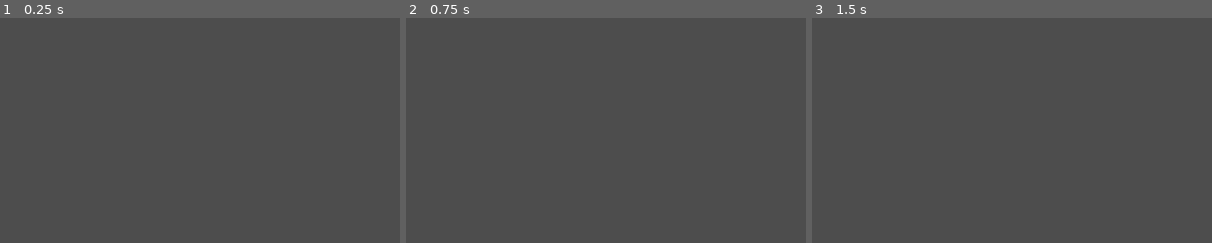
Above: before the commit, frames 1-3 (left to right).
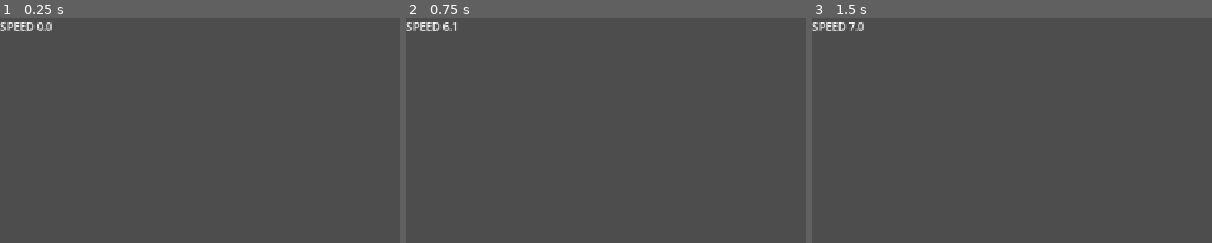
Above: after the commit, the same moments.

Repository: tas0dev/momentum
Game: Godot game, scene res://scenes/main.tscn
Two runs of this game, one before a commit and one after it. Both use one fixed random seed, a clock stepped at 60 frames per second and the inputs below.
Inputs (mouse positions are % of the whole screen's width and height, from its top left):
- Up to frame 1 (0.25 s): no input
- Up to frame 2 (0.75 s): tap Enter at 0.5 s; move the mouse to (55, 50) at 0.52 s; hold W (move_forward) from 0.53 s (still down); click (55, 50) at 0.67 s
- Up to frame 3 (1.5 s): keep holding W (move_forward); tap Space (jump) at 0.77 s; move the mouse to (45, 50) at 1.27 s
The pictures show only the part of the screen within x 0-50%, y 0-50%; the shares and areas given below are measured in that part.

The runs differ from the first frame. In frame 1, 0.4% of the frame differs, in the area x 0-13%, y 1-6%; in frame 2, 0.3%; in frame 3, 0.3%.

Commit message:
HUDを追加してスピードが表示されるように

Diff:
--- a/scenes/player/player.tscn
+++ b/scenes/player/player.tscn
@@ -17,3 +17,10 @@
 
 [node name="CollisionShape3D" type="CollisionShape3D" parent="." unique_id=1099980186]
 shape = SubResource("CapsuleShape3D_1yldb")
+
+[node name="HUD" type="CanvasLayer" parent="." unique_id=1320871449]
+
+[node name="SpeedLabel" type="Label" parent="HUD" unique_id=272011968]
+offset_right = 40.0
+offset_bottom = 23.0
+text = "SPEED: 0.0"
--- a/scripts/player.gd
+++ b/scripts/player.gd
@@ -8,7 +8,7 @@
 @export var mouse_sensitivity: float = 0.002
 
 @onready var head: Node3D = $Head
-
+@onready var speed_label: Label = $HUD/SpeedLabel
 
 func _ready() -> void:
 	Input.mouse_mode = Input.MOUSE_MODE_CAPTURED
@@ -45,6 +45,7 @@
 	handle_movement(delta)
 
 	move_and_slide()
+	update_speed_label()
 
 
 func apply_gravity(delta: float) -> void:
@@ -55,7 +56,6 @@
 func handle_jump() -> void:
 	if Input.is_action_just_pressed("jump") and is_on_floor():
 		velocity.y = jump_velocity
-
 
 func handle_movement(delta: float) -> void:
 	var input_vector := Input.get_vector(
@@ -99,3 +99,11 @@
 			0.0,
 			friction * delta
 		)
+
+func update_speed_label() -> void:
+	var speed := Vector2(
+		velocity.x,
+		velocity.z
+	).length()
+
+	speed_label.text = "SPEED %.1f" % speed
